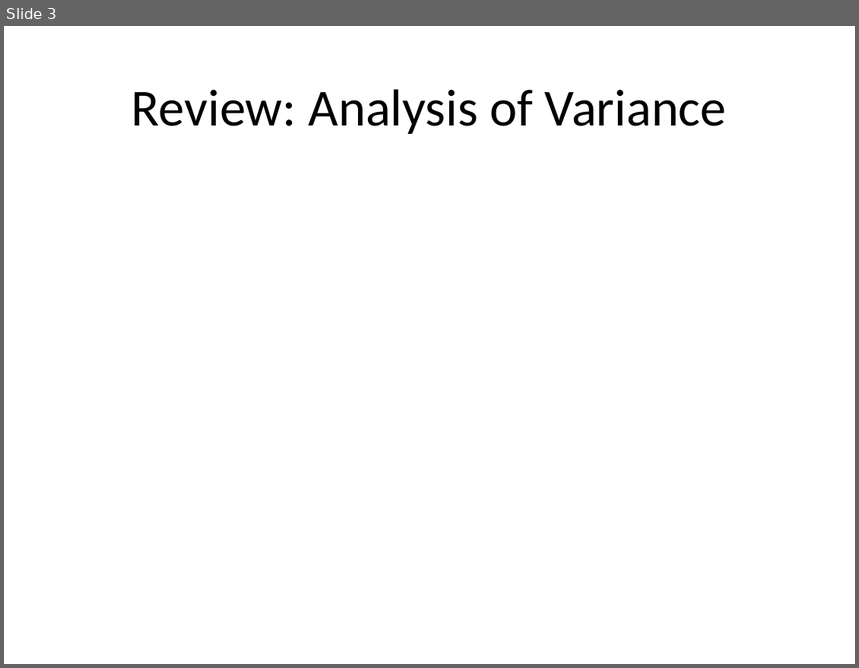
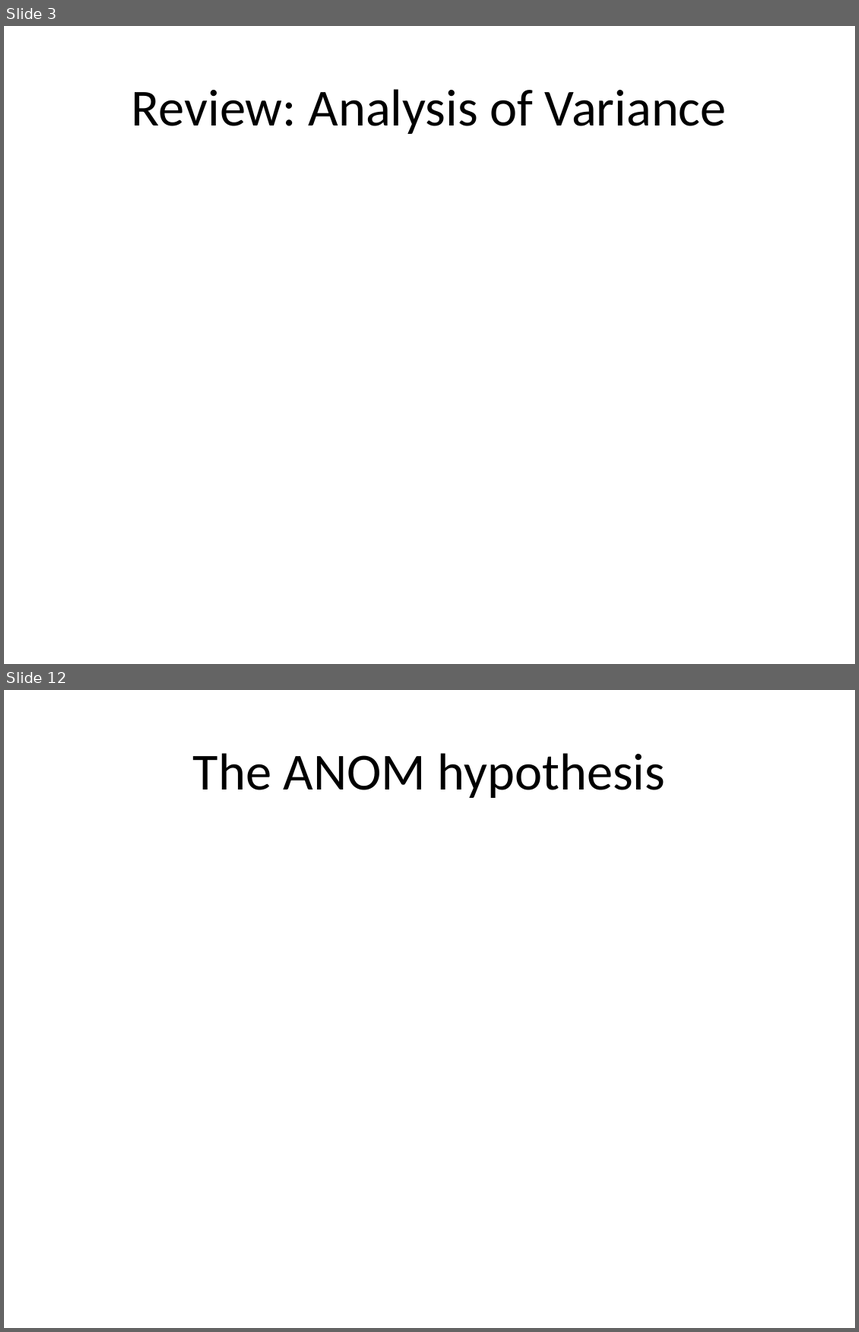
Before and after one commit to pmean/papers-and-presentations, a slide deck: anom/anom-talk.pptx. Shown one above the other, each under a label of ours: slide 3 before the commit, slides 3 and 12 after it; the slides between them are not shown. The pictures are 859x668 and 859x1332 pixels, drawn with LibreOffice and Linux fonts; fonts in the diff are those of the drawing. Boxes give left, top, right and bottom in pixels: in the first picture for what was removed or moved away, otherwise in the second. Text is boxed around its words. In the diff, an @@ line names an element or a change of style, - is before the commit and + after.

Commit message:
Added example to anom-talk

```diff
--- a/anom/anom-talk.pptx
+++ b/anom/anom-talk.pptx
@@ slide 12 added at [4,690,855,1328], background #FFFFFF @@
@@ title added at [193,753,665,798], 44 pt, text #000000 @@
+The ANOM hypothesis
```
Also in this commit, not shown: 2 slides changed, 18 other slides added, 12 other files.
